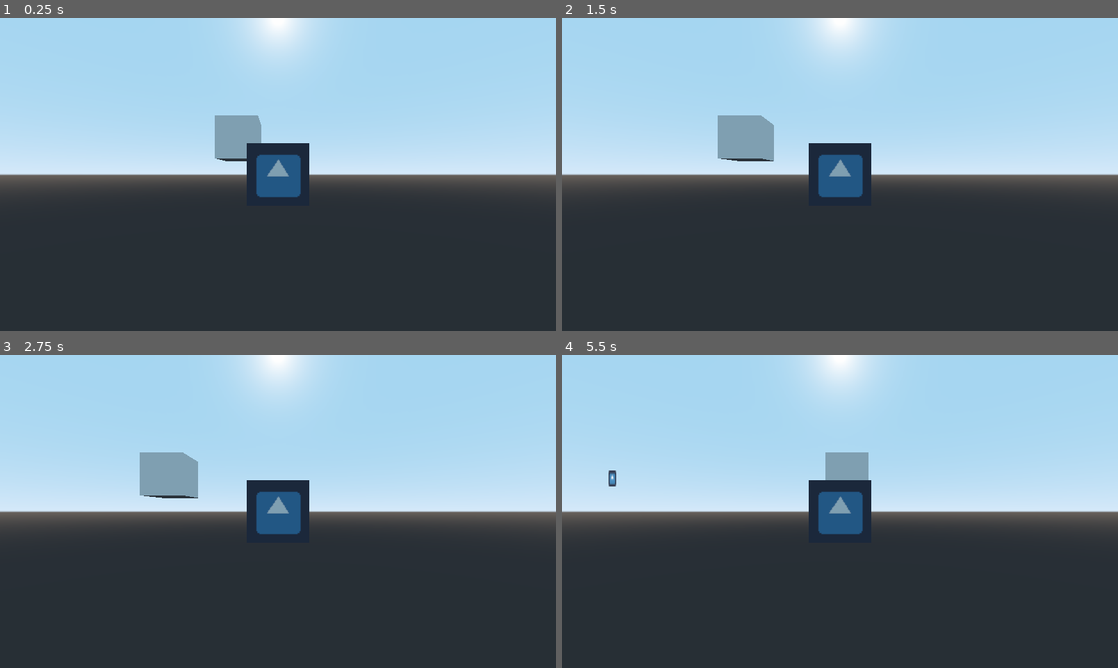
Above: before the commit, frames 1-4 (two rows, left to right).
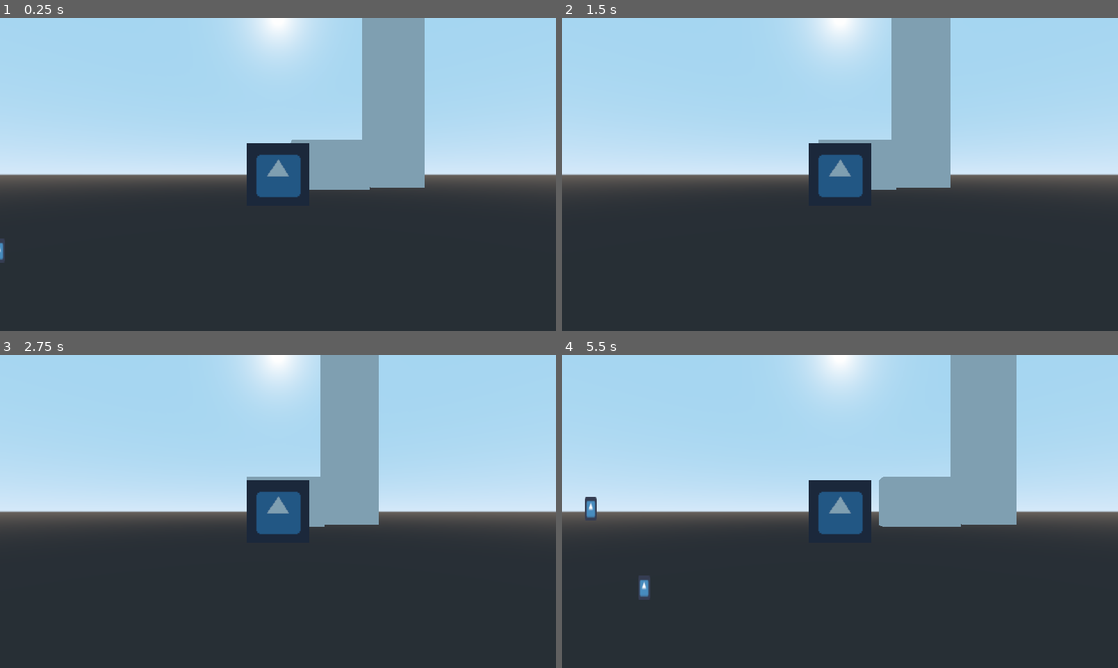
Above: after the commit, the same moments.

Repository: JoonasHeinonen/escape-from-zordoom-prison
Game: Godot game, scene res://scenes/Levels/TestLevel.tscn
Same seed, same stepped clock (60 frames per second), same inputs: the game is played once before the commit and once after it. This scene is started directly instead of the project's main scene. The engine's default icon, where the game draws it, is replaced by a stand-in: a white triangle on a blue panel in a dark square.
Inputs:
- Up to frame 1 (0.25 s): no input
- Up to frame 2 (1.5 s): tap Enter at 0.5 s; hold Right (ui_right) 0.53-1.28 s; tap Space (jump, bound only after the commit) at 0.6, 0.77, 1.07, 1.35 s; hold Left (ui_left) from 1.28 s (still down)
- Up to frame 3 (2.75 s): tap Space (jump, bound only after the commit) at 1.52, 1.82, 2.1 s; release Left (ui_left) at 2.03 s; hold Right (ui_right) from 2.03 s (still down)
- Up to frame 4 (5.5 s): tap Space (jump, bound only after the commit) at 2.85, 3.02, 3.32, 3.6, 3.77, 4.07, 4.35, 4.52, 4.82, 5.1 s; release Right (ui_right) at 3.53 s; hold Left (ui_left) from 3.53 s (still down)

The runs differ from the first frame. In frame 1, 8.8% of the frame differs, in the area x 0-77%, y 0-79%; in frame 2, 7.9%; in frame 3, 7.6%; in frame 4, 9.5%, in the area x 4-82%, y 0-79%.

Commit message:
stash

Diff:
--- a/project.godot
+++ b/project.godot
@@ -19,6 +19,14 @@
 window/size/width=1280
 window/size/height=720
 
+[input]
+
+jump={
+"deadzone": 0.5,
+"events": [ Object(InputEventKey,"resource_local_to_scene":false,"resource_name":"","device":0,"alt":false,"shift":false,"control":false,"meta":false,"command":false,"pressed":false,"scancode":0,"physical_scancode":32,"unicode":0,"echo":false,"script":null)
+ ]
+}
+
 [physics]
 
 common/enable_pause_aware_picking=true
--- a/scenes/Levels/TestLevel.tscn
+++ b/scenes/Levels/TestLevel.tscn
@@ -1,57 +1,32 @@
-[gd_scene load_steps=10 format=2]
+[gd_scene load_steps=7 format=2]
 
 [ext_resource path="res://icon.png" type="Texture" id=1]
-[ext_resource path="res://src/scripts/Player/Player.gd" type="Script" id=2]
+[ext_resource path="res://scenes/Player/player.tscn" type="PackedScene" id=2]
 [ext_resource path="res://src/scripts/bolt/bolt.gd" type="Script" id=3]
+
+[sub_resource type="CubeMesh" id=8]
 
 [sub_resource type="CubeMesh" id=4]
 
-[sub_resource type="BoxShape" id=5]
-
-[sub_resource type="QuadMesh" id=2]
-size = Vector2( 2, 2 )
-
-[sub_resource type="SpatialMaterial" id=3]
-params_billboard_mode = 1
-albedo_texture = ExtResource( 1 )
-
-[sub_resource type="SphereShape" id=6]
-radius = 2.29378
-
 [sub_resource type="SphereShape" id=7]
 
-[node name="Spatial" type="Spatial"]
+[node name="testLevel" type="Spatial"]
+
+[node name="MeshInstance2" type="MeshInstance" parent="."]
+transform = Transform( 3, 0, 0, 0, 1.915, 0, 0, 0, 1, 4.07, 0.750103, -11.108 )
+mesh = SubResource( 8 )
+material/0 = null
 
 [node name="MeshInstance" type="MeshInstance" parent="."]
-transform = Transform( 1, 0, 0, 0, 1, 0, 0, 0, 1, -1.92991, 1.74858, -3.68241 )
+transform = Transform( 2, 0, 0, 0, 9.763, 0, 0, 0, 1, 9.06, 8.77856, -10.7286 )
 mesh = SubResource( 4 )
 skeleton = NodePath("../player/Camera")
 material/0 = null
 
-[node name="player" type="KinematicBody" parent="."]
-transform = Transform( 1, 0, 0, 0, 1, 0, 0, 0, 1, 0, 0, 0.577 )
-script = ExtResource( 2 )
-
-[node name="Camera" type="Camera" parent="player"]
-transform = Transform( 1, 0, 0, 0, 1, 0, 0, 0, 1, 0, 0, 7.13789 )
-current = true
-
-[node name="CollisionShape" type="CollisionShape" parent="player"]
-transform = Transform( 2, 0, 0, 0, 2, 0, 0, 0, 1, 0, 0, 0 )
-shape = SubResource( 5 )
-
-[node name="MeshInstance" type="MeshInstance" parent="player"]
-mesh = SubResource( 2 )
-skeleton = NodePath("../CollisionShape")
-material/0 = SubResource( 3 )
-
-[node name="AreaPlayer" type="Area" parent="player"]
-
-[node name="CollisionShape" type="CollisionShape" parent="player/AreaPlayer"]
-shape = SubResource( 6 )
+[node name="player" parent="." instance=ExtResource( 2 )]
 
 [node name="bolt" type="Area" parent="."]
-transform = Transform( 0.5, 0, 0, 0, 1, 0, 0, 0, 0.5, -11.762, 1.379, -1.614 )
+transform = Transform( 0.5, 0, 0, 0, 1, 0, 0, 0, 0.5, -8.97997, 0.0797558, 1.0466 )
 script = ExtResource( 3 )
 __meta__ = {
 "_edit_group_": true
@@ -62,3 +37,16 @@
 
 [node name="CollisionShape" type="CollisionShape" parent="bolt"]
 shape = SubResource( 7 )
+
+[node name="bolt2" type="Area" parent="."]
+transform = Transform( 0.5, 0, 0, 0, 1, 0, 0, 0, 0.5, -7.54086, -2.05445, 1.0466 )
+script = ExtResource( 3 )
+__meta__ = {
+"_edit_group_": true
+}
+
+[node name="Sprite3D" type="Sprite3D" parent="bolt2"]
+texture = ExtResource( 1 )
+
+[node name="CollisionShape" type="CollisionShape" parent="bolt2"]
+shape = SubResource( 7 )
--- /dev/null
+++ b/scenes/Player/player.tscn
@@ -0,0 +1,39 @@
+[gd_scene load_steps=7 format=2]
+
+[ext_resource path="res://src/scripts/Player/Player.gd" type="Script" id=1]
+[ext_resource path="res://icon.png" type="Texture" id=2]
+
+[sub_resource type="BoxShape" id=5]
+
+[sub_resource type="QuadMesh" id=2]
+size = Vector2( 2, 2 )
+
+[sub_resource type="SpatialMaterial" id=3]
+params_billboard_mode = 1
+albedo_texture = ExtResource( 2 )
+
+[sub_resource type="SphereShape" id=6]
+radius = 2.29378
+
+[node name="player" type="KinematicBody"]
+transform = Transform( 1, 0, 0, 0, 1, 0, 0, 0, 1, 0, 0, -0.0612217 )
+script = ExtResource( 1 )
+speed = 200
+
+[node name="Camera" type="Camera" parent="."]
+transform = Transform( 1, 0, 0, 0, 1, 0, 0, 0, 1, 0, 0, 7.13789 )
+current = true
+
+[node name="CollisionShape" type="CollisionShape" parent="."]
+transform = Transform( 2, 0, 0, 0, 2, 0, 0, 0, 1, 0, 0, 0 )
+shape = SubResource( 5 )
+
+[node name="MeshInstance" type="MeshInstance" parent="."]
+mesh = SubResource( 2 )
+skeleton = NodePath("../CollisionShape")
+material/0 = SubResource( 3 )
+
+[node name="AreaPlayer" type="Area" parent="."]
+
+[node name="CollisionShape" type="CollisionShape" parent="AreaPlayer"]
+shape = SubResource( 6 )
--- a/src/scripts/Player/Player.gd
+++ b/src/scripts/Player/Player.gd
@@ -5,10 +5,10 @@
 # var a = 2
 # var b = "text"
 var velocity=Vector3(0,0,0)
-var speed=1
+export var  speed=1
 var gravity=0
 var jump=5
-
+var score=0
 # Called when the node enters the scene tree for the first time.
 func _ready():
 	pass # Replace with function body.
--- a/src/scripts/bolt/bolt.gd
+++ b/src/scripts/bolt/bolt.gd
@@ -16,10 +16,18 @@
 #	pass
 func _physics_process(delta):
 	if getMagnet == false:
-
-		print(translation)
+		#makes the bolts fall due to the y axis
+		translation.y
+		#print(translation)
 	var bodies=get_overlapping_areas()
 	for body in bodies:
 		if body.name=="AreaPlayer":
 			getMagnet=true
 			translation +=(get_parent().get_node("player").translation-translation)/10
+		var bodies2=get_overlapping_bodies()
+		for bod in bodies2:
+			#this add the bolt amount to the player
+			if bod.name=="player":
+				get_parent().get_node("player").score+=1
+				print(get_parent().get_node("player").score)
+				queue_free()
